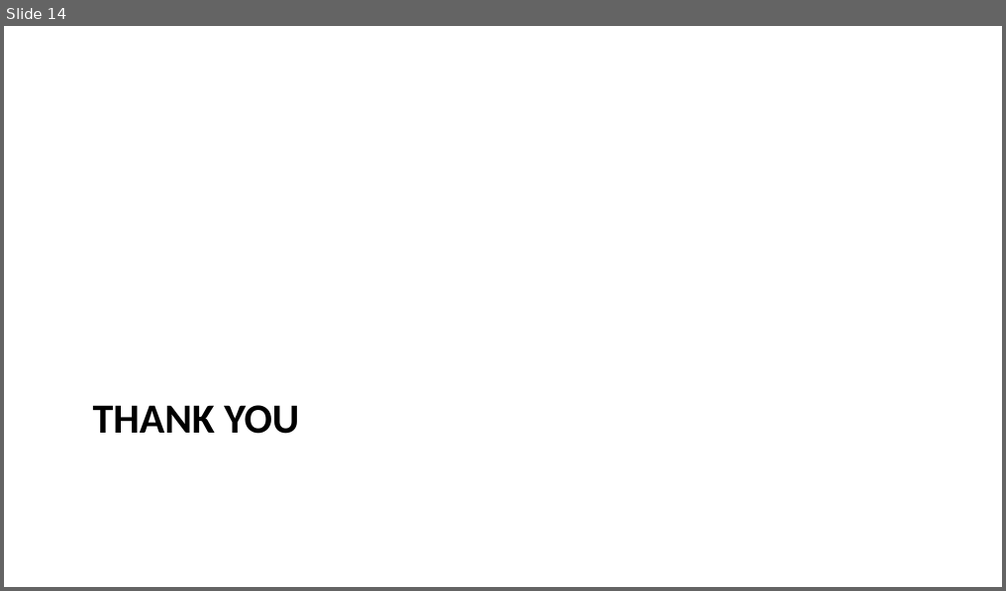
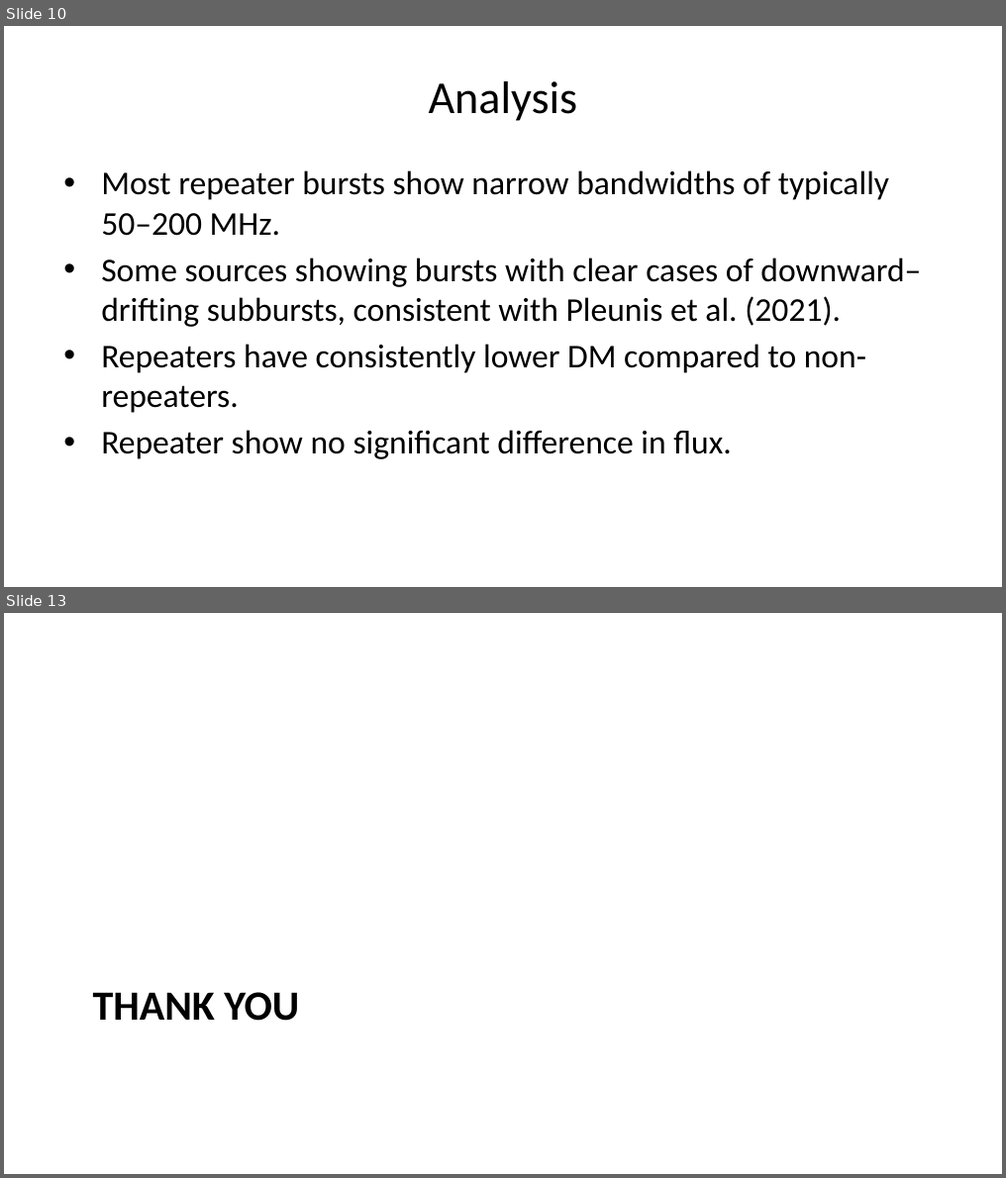
Before and after one commit to Thaza-Kun/sarjana, a slide deck: docs/slides/andersen_2023/slides.pptx. Shown one above the other, each under a label of ours: slide 14 before the commit, slides 10 and 13 after it; the slides between them are not shown. The pictures are 1006x591 and 1006x1178 pixels, drawn with LibreOffice and Linux fonts; fonts in the diff are those of the drawing. Boxes give left, top, right and bottom in pixels: in the first picture for what was removed or moved away, otherwise in the second. Text is boxed around its words. In the diff, an @@ line names an element or a change of style, - is before the commit and + after.

Commit message:
✨ NEW Focus on some repeaters

```diff
--- a/docs/slides/andersen_2023/slides.pptx
+++ b/docs/slides/andersen_2023/slides.pptx
@@ slide 10 added at bbox=[4, 26, 1002, 587], background #FFFFFF @@
@@ title added at bbox=[429, 81, 578, 121], 33 pt, text #000000 @@
+Analysis
@@ text added at bbox=[101, 171, 921, 460], 24 pt, text #000000 @@
+• Most repeater bursts show narrow bandwidths of typically 50–200 MHz.
+• Some sources showing bursts with clear cases of downward–drifting subbursts, consistent with Pleunis et al. (2021).
+• Repeaters have consistently lower DM compared to non-repeaters.
+• Repeater show no significant difference in flux.
@@ what was slide 14 is now slide 13 @@
```
Also in this commit, not shown: 3 slides changed, 11 other slides added, 12 slides removed, 20 other files.
